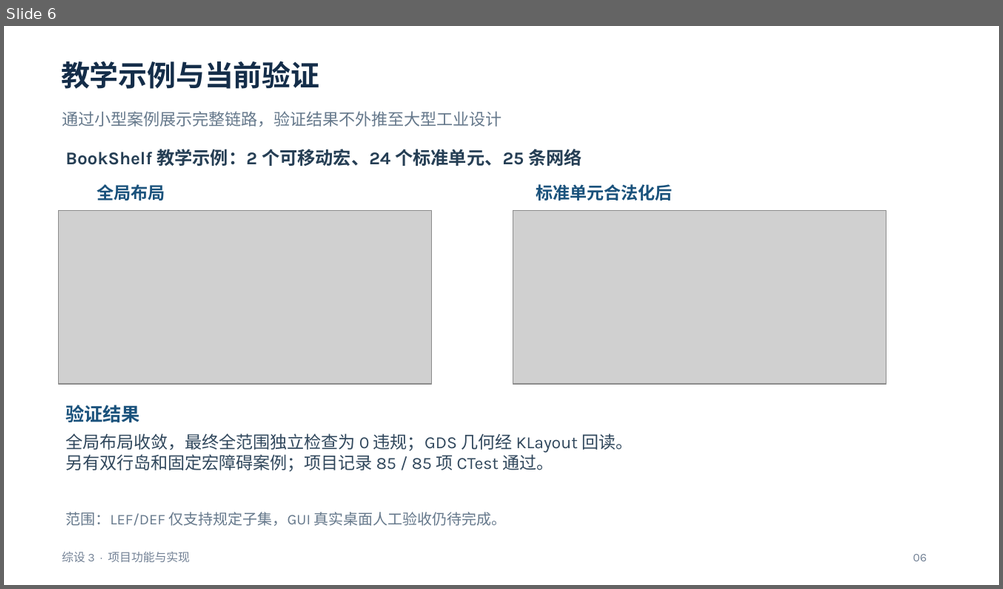
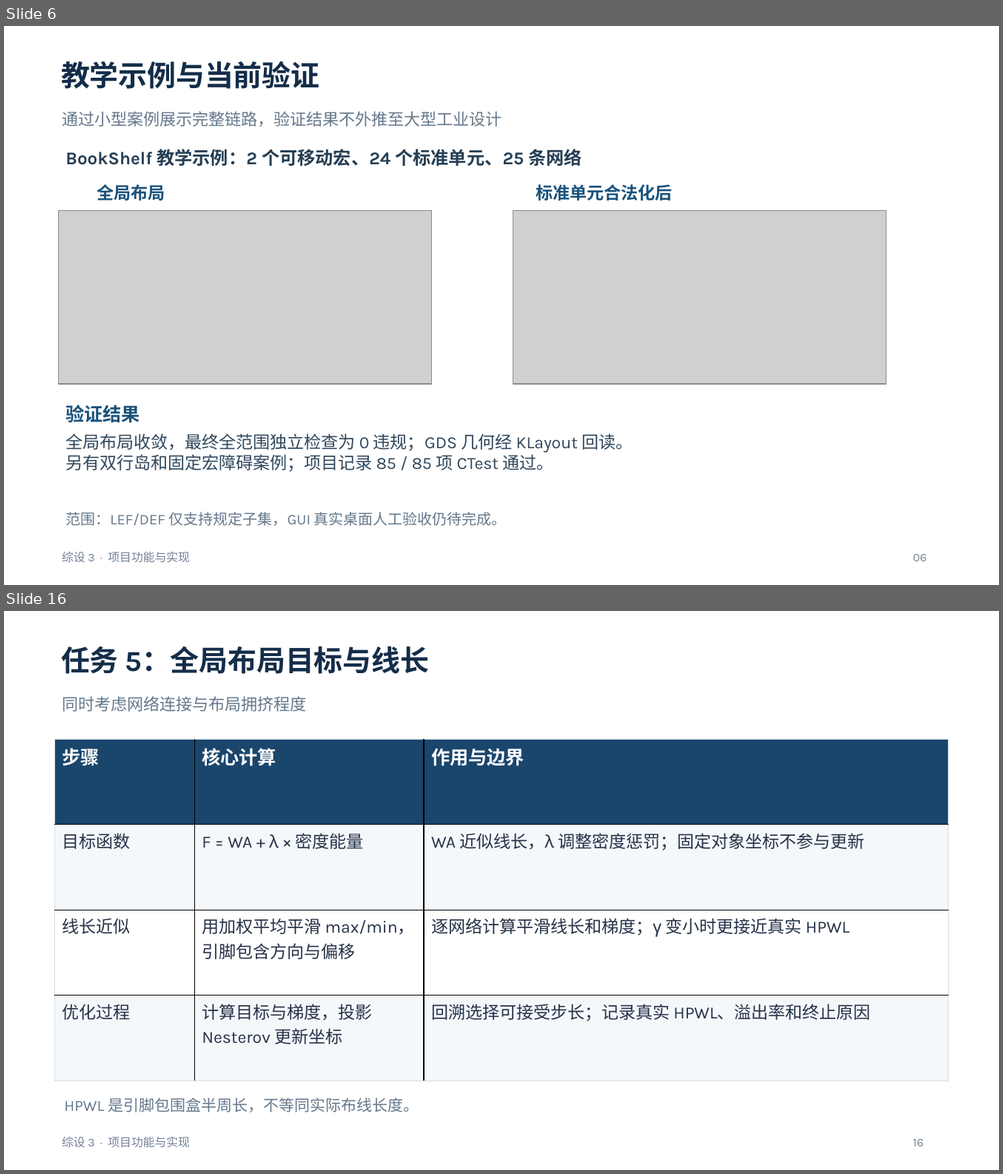
Before and after one commit to kamisato-funeki/ZS-3, a slide deck: docs/综设3-任务5至7汇报.pptx. Shown one above the other, each under a label of ours: slide 6 before the commit, slides 6 and 16 after it; the slides between them are not shown. The pictures are 1003x589 and 1003x1174 pixels, drawn with LibreOffice and Linux fonts; fonts in the diff are those of the drawing; grey boxes stand for pictures. Boxes give left, top, right and bottom in pixels: in the first picture for what was removed or moved away, otherwise in the second. Text is boxed around its words. In the diff, an @@ line names an element or a change of style, - is before the commit and + after.

Commit message:
doc: 补充课程任务与测试算法汇报

```diff
--- a/docs/综设3-任务5至7汇报.pptx
+++ b/docs/综设3-任务5至7汇报.pptx
@@ slide 16 added at (x1=4, y1=611, x2=999, y2=1170), background #FFFFFF @@
@@ text added at (x1=61, y1=646, x2=430, y2=674), 27.8 pt, text #142D49, bold @@
+任务 5：全局布局目标与线长
@@ text added at (x1=62, y1=696, x2=306, y2=712), 15.8 pt, text #65788B @@
+同时考虑网络连接与布局拥挤程度
@@ table added at (x1=55, y1=739, x2=948, y2=1081), 4 rows, 3 columns @@
+步骤 | 核心计算 | 作用与边界
+目标函数 | F = WA + λ × 密度能量 | WA 近似线长，λ 调整密度惩罚；固定对象坐标不参与更新
+线长近似 | 用加权平均平滑 max/min，引脚包含方向与偏移 | 逐网络计算平滑线长和梯度；γ 变小时更接近真实 HPWL
+优化过程 | 计算目标与梯度，投影 Nesterov 更新坐标 | 回溯选择可接受步长；记录真实 HPWL、溢出率和终止原因
@@ text added at (x1=64, y1=1098, x2=419, y2=1113), 15 pt, text #65788B @@
+HPWL 是引脚包围盒半周长，不等同实际布线长度。
@@ text added at (x1=62, y1=1137, x2=190, y2=1147), 11.2 pt, text #728195 @@
+综设 3 · 项目功能与实现
@@ text added at (x1=913, y1=1139, x2=923, y2=1147), 11.2 pt, text #728195 @@
+16
```
Also in this commit, not shown: 13 other slides added.
